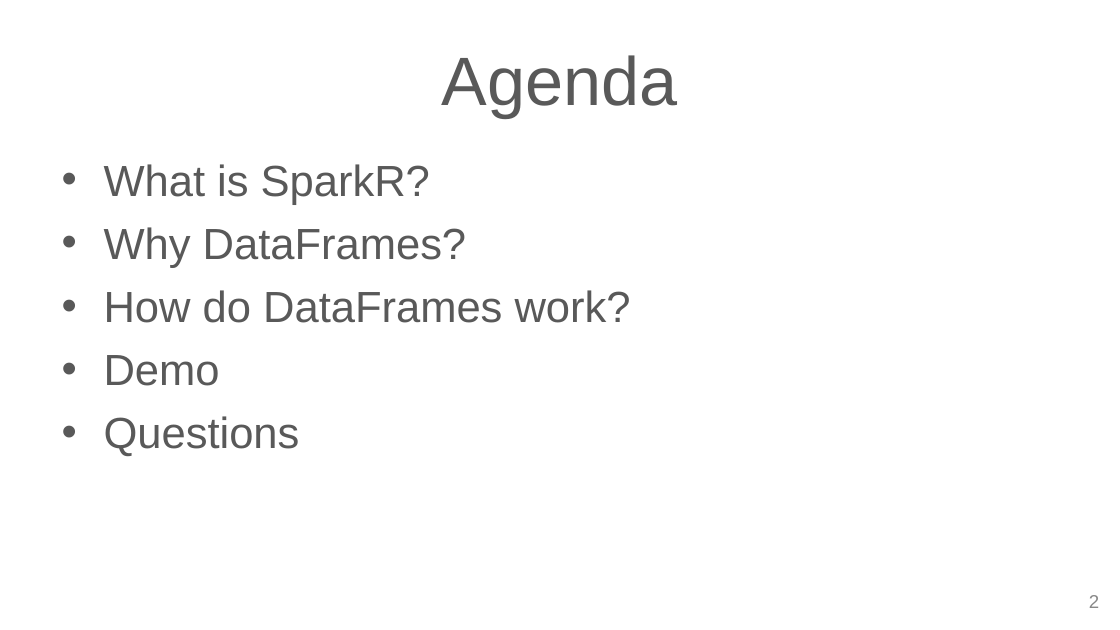
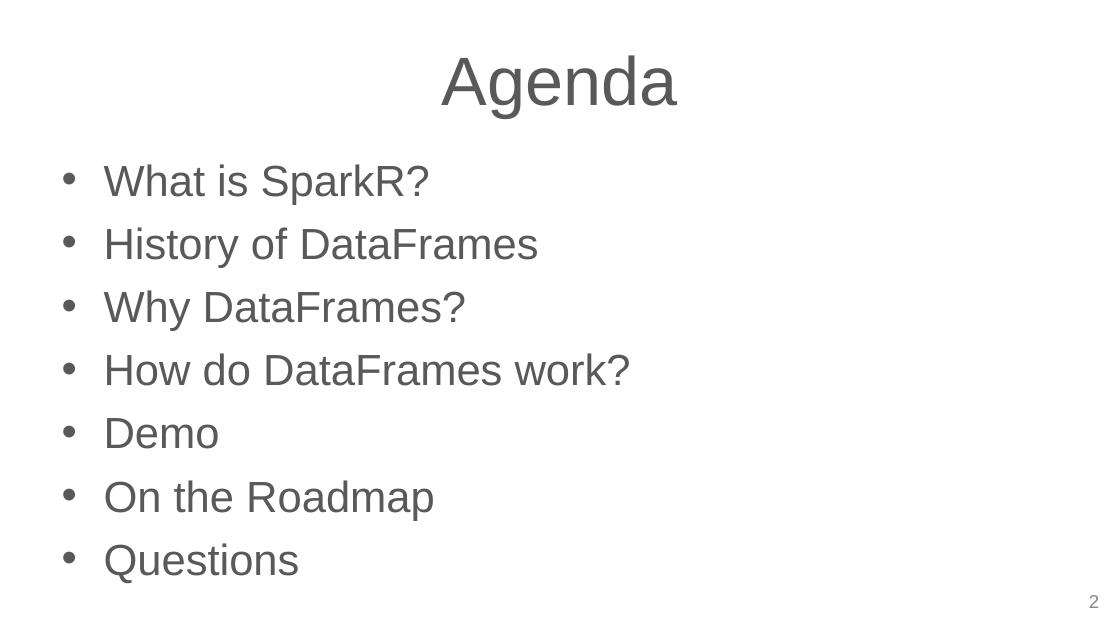
Before and after one commit to cafreeman/SparkR_DataFrame_Demo, a slide deck: slide 2 of SS_DataFrame_Slides.pptx. Drawn at 1120x630 pixels with LibreOffice and Linux fonts; fonts in the diff are those of the drawing; background and template pictures are left out. Boxes give left, top, right and bottom in pixels: in the first picture for what was removed or moved away, otherwise in the second. Text is boxed around its words. In the diff, an @@ line names an element or a change of style, - is before the commit and + after.

```diff
--- a/SS_DataFrame_Slides.pptx
+++ b/SS_DataFrame_Slides.pptx
@@ text at (104, 227, 538, 268): paragraph added @@
+• History of DataFrames
@@ text at (104, 480, 435, 521): paragraph added @@
+• On the Roadmap
```
Also in this commit, not shown: 16 other slides changed, 11 slides added, 1 other file.
